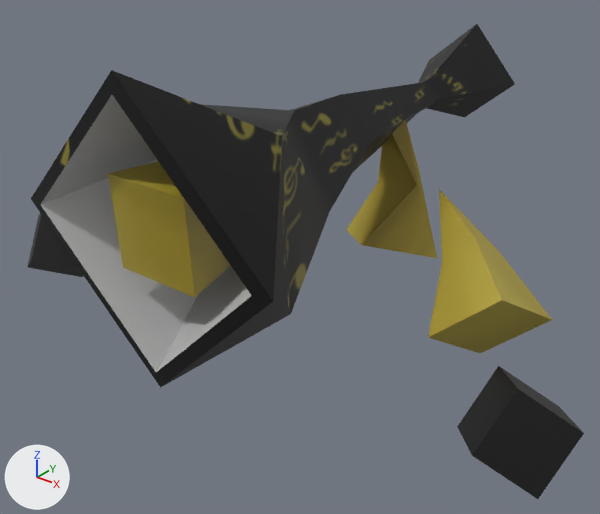
The FBX model VanishingSong/VanishingSong/Model/Enemy/annon/annon.fbx, before and after one commit.
Rendered twice from a camera (50 mm lens) standing at (0.456, -0.752, 0.505) and looking at (-0.033, -0.139, 0.125). Arrows for +X, +Y and +Z are at lower left; the lights stay in place. Both versions are drawn at frame 21 of the action 'attack'; the numbers are the values there.
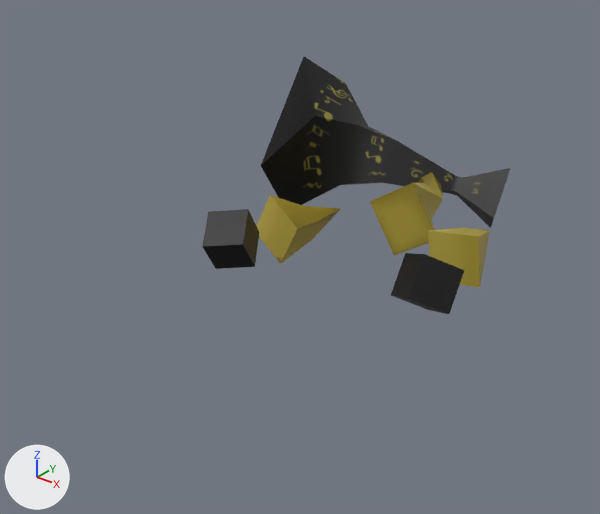
The change, as a list of edits to the scene's bpy script:
```text
Change ob_polysurface1:
    ob_polysurface1.location: (0.0, 0.0, 0.03) -> (0.0, 0.0, 0.094)
    ob_polysurface1.rotation_euler: (1.635, 0.0, 0.0) -> (0.409, -1.368, -0.0807)  # degrees (94, 0, 0) -> degrees (23, -78, -4.6)
    ob_polysurface1.scale: (0.007, 0.007, 0.0106) -> (0.006, 0.006, 0.006)
Change ob_polysurface7:
    ob_polysurface7.scale: (0.997, 1.0, 0.663) -> (1.0, 1.0, 1.0)
    ob_polysurface7.location: (-17.44, 31.09, 12.44) -> (-8.306, 22.9, 17.19)
    ob_polysurface7.rotation_euler: (0.00629, 0.0734, 0.159) -> (0.427, 0.281, 0.893)  # degrees (0.4, 4.2, 9.1) -> degrees (24, 16, 51)
Change ob_polysurface5:
    ob_polysurface5.scale: (0.997, 1.0, 0.663) -> (1.0, 1.0, 1.0)
    ob_polysurface5.location: (18.2, 30.78, 11.49) -> (-1.578, 21.37, -16.27)
    ob_polysurface5.rotation_euler: (0.0196, -0.0713, -0.159) -> (0.646, -0.119, -0.798)  # degrees (1.1, -4.1, -9.1) -> degrees (37, -6.8, -46)
Change ob_polysurface3:
    ob_polysurface3.scale: (1.0, 1.0, 0.662) -> (1.0, 1.0, 1.0)
```

Changed parts and their boxes [x1, y1, x2, y2] in the pictures (600 x 514 px):
'polySurface1', moved, turned, rescaled
    before: [31, 24, 515, 388]
    after: [261, 57, 510, 228]
'polySurface4', moved, turned, rescaled
    before: [457, 366, 584, 499]
    after: [391, 253, 464, 314]
'polySurface5', moved, turned, rescaled
    before: [428, 189, 552, 353]
    after: [428, 228, 490, 288]
'polySurface2', moved, turned, rescaled (not visible afterwards)
    before: [108, 161, 230, 297]
'polySurface3', moved, turned, rescaled
    before: [347, 120, 437, 258]
    after: [370, 172, 443, 255]
'polySurface6', moved, turned, rescaled
    before: [28, 213, 83, 277]
    after: [202, 209, 259, 269]
'polySurface7', moved, turned, rescaled (not visible before)
    after: [257, 195, 341, 264]
